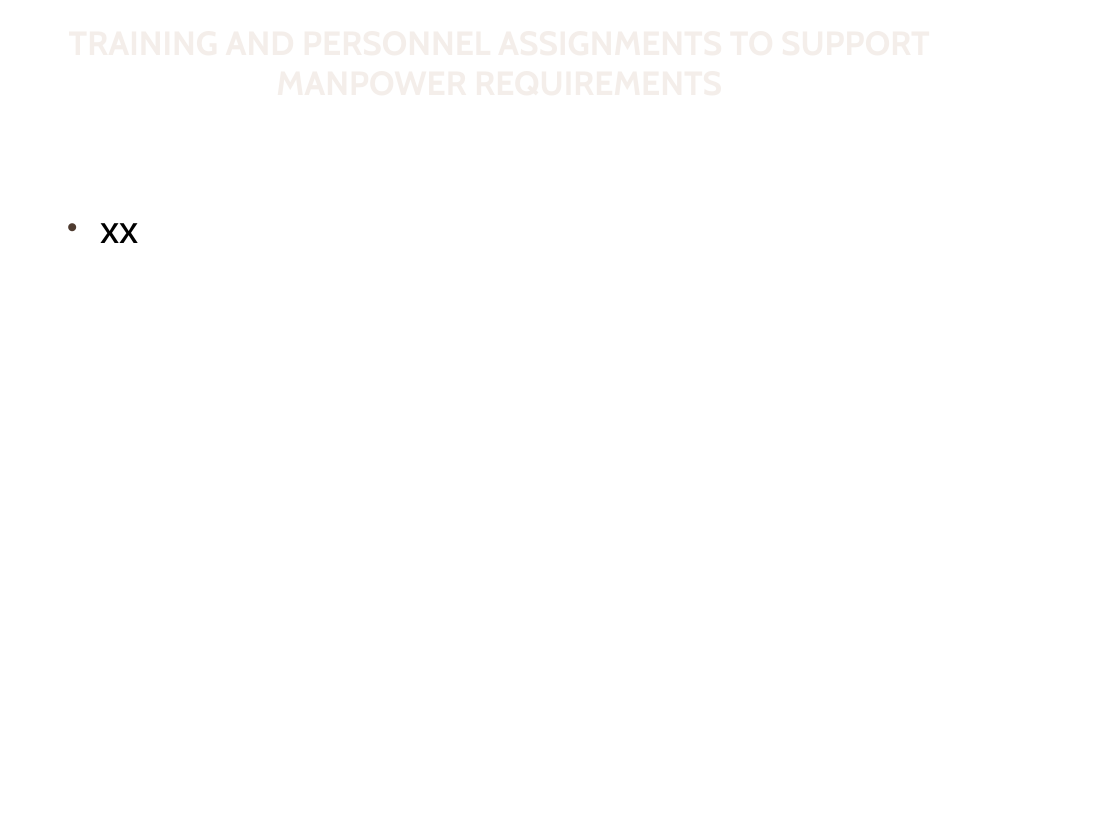
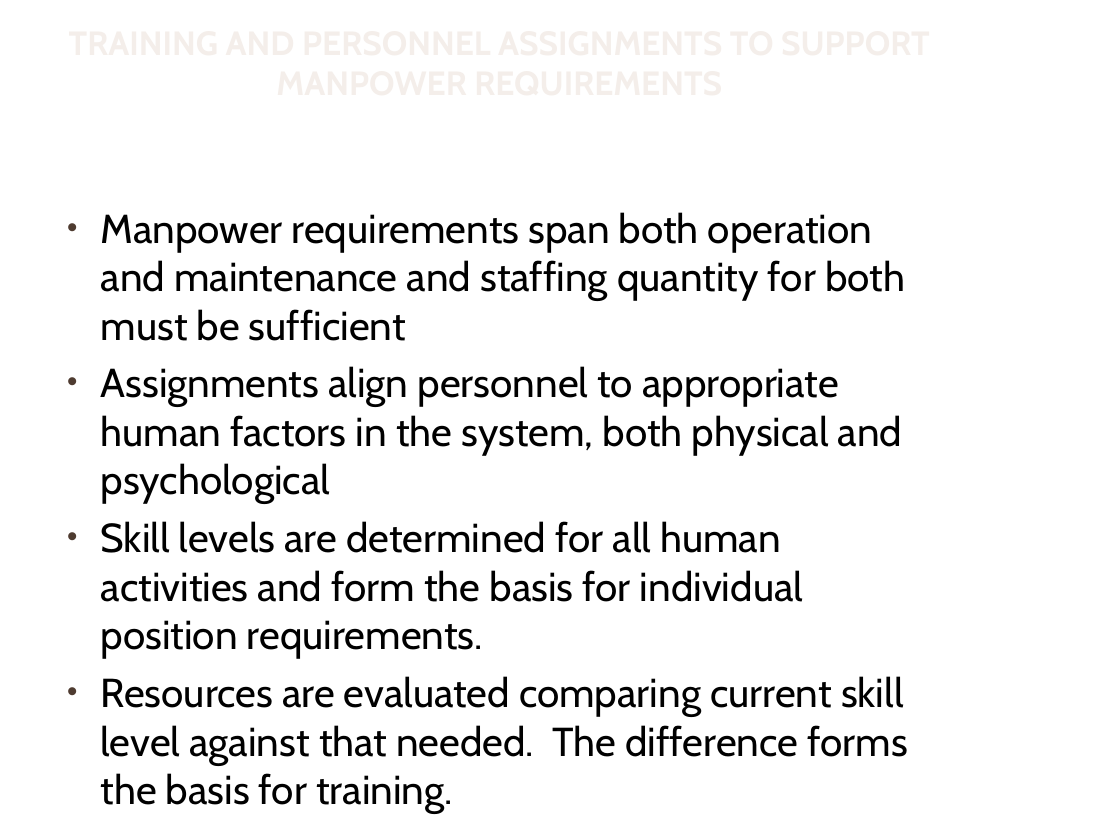
Before and after one commit to mazzas/School, a slide deck: slide 13 of SE4151/IPR/IPR 2_Team 1_Presentation Template_.pptx. Drawn at 1120x840 pixels with LibreOffice and Linux fonts; fonts in the diff are those of the drawing; background and template pictures are left out. Boxes give left, top, right and bottom in pixels: in the first picture for what was removed or moved away, otherwise in the second. Text is boxed around its words. In the diff, an @@ line names an element or a change of style, - is before the commit and + after.

```diff
--- a/SE4151/IPR/IPR 2_Team 1_Presentation Template_.pptx
+++ b/SE4151/IPR/IPR 2_Team 1_Presentation Template_.pptx
@@ text at [101,212,907,814]: text changed @@
-• xx
+• Manpower requirements span both operation and maintenance and staffing quantity for both must be sufficient
+• Assignments align personnel to appropriate human factors in the system, both physical and psychological
+• Skill levels are determined for all human activities and form the basis for individual position requirements.
+• Resources are evaluated comparing current skill level against that needed. The difference forms the basis for training.
```
Also in this commit, not shown: 1 other slide changed.
